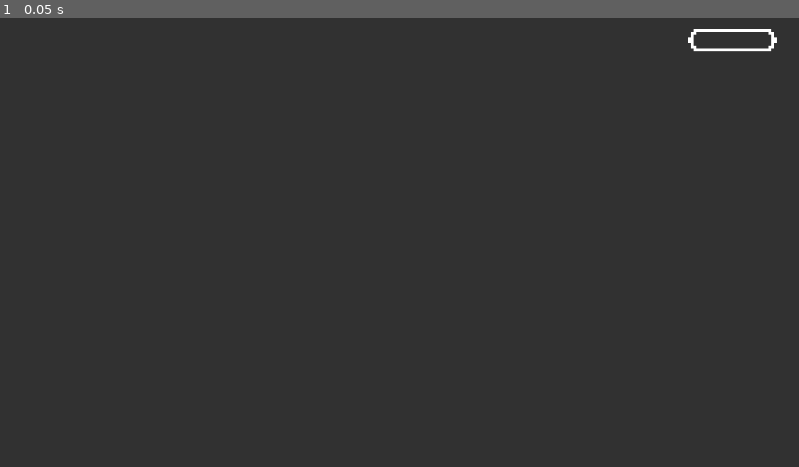
Above: before the commit, frame 1.
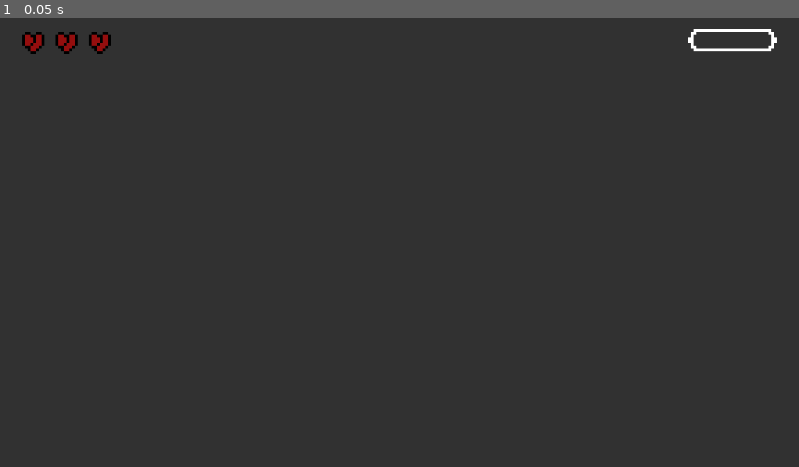
Above: after the commit, the same moment.

Repository: FATNUTDev/FHJam
Game: Godot game, scene res://src/UI/hud.tscn
The game is run twice, just before and just after one commit, with the same random seed, the same clock (stepped at 60 frames per second) and the same inputs.
Inputs:
- Up to frame 1 (0.05 s): no input

The runs differ from the first frame. In frame 1, 0.3% of the frame differs, in the area x 2-14%, y 3-9%.

Commit message:
add health hearts bar

Diff:
--- a/src/Global.gd
+++ b/src/Global.gd
@@ -7,7 +7,7 @@
 var mask_on := false
 var sanity_value := 0 #Max 100
 var current_level := 0
-var player_health #TBD
+var player_health := 6#TBD
 
 
 func on_mask_switch():
@@ -19,7 +19,6 @@
 func _ready() -> void:
 	pass # Replace with function body.
 
-
 # Called every frame. 'delta' is the elapsed time since the previous frame.
 func _process(delta: float) -> void:
 	pass
--- /dev/null
+++ b/src/UI/health.gd
@@ -0,0 +1,43 @@
+extends Control
+@onready var fst = $"HBoxContainer/1-2"
+@onready var snd = $"HBoxContainer/3-4"
+@onready var last = $"HBoxContainer/5-6"
+
+var i_full = Image.load_from_file("res://src/assets/hp/full.png")
+var full = ImageTexture.create_from_image(i_full)
+var i_half = Image.load_from_file("res://src/assets/hp/half.png")
+var half = ImageTexture.create_from_image(i_half)
+var i_empty = Image.load_from_file("res://src/assets/hp/empty.png")
+var empty = ImageTexture.create_from_image(i_empty)
+
+# Called when the node enters the scene tree for the first time.
+func _ready() -> void:
+	Global.player_took_damage.connect(handle_dmg)
+	handle_dmg()
+	pass # Replace with function body.
+
+func handle_dmg() -> void:
+	var hp = Global.player_health
+	if (hp > 1):
+		fst.texture = full
+	if (hp > 3):
+		snd.texture = full
+	if (hp > 5):
+		last.texture = full
+	if (hp < 5):
+		last.texture = empty
+	if (hp < 3):
+		snd.texture = empty
+	if (hp < 1):
+		fst.texture = empty
+	if (hp == 1):
+		fst.texture = half
+	if (hp == 3):
+		snd.texture = half
+	if (hp == 5):
+		last.texture = half
+	pass
+
+# Called every frame. 'delta' is the elapsed time since the previous frame.
+func _process(delta: float) -> void:
+	pass
--- /dev/null
+++ b/src/UI/health.tscn
@@ -0,0 +1,39 @@
+[gd_scene load_steps=3 format=3 uid="uid://04ftvfenp0pk"]
+
+[ext_resource type="Script" uid="uid://scnvgdxvsimv" path="res://src/UI/health.gd" id="1_ev003"]
+[ext_resource type="Texture2D" uid="uid://c54653y8ysiyj" path="res://src/assets/hp/full.png" id="2_roal6"]
+
+[node name="Health-Bar" type="Control"]
+layout_mode = 3
+anchors_preset = 15
+anchor_right = 1.0
+anchor_bottom = 1.0
+grow_horizontal = 2
+grow_vertical = 2
+scale = Vector2(4, 4)
+script = ExtResource("1_ev003")
+
+[node name="HBoxContainer" type="HBoxContainer" parent="."]
+layout_mode = 0
+offset_left = 8.0
+offset_top = 5.0
+offset_right = 40.0
+offset_bottom = 13.0
+
+[node name="1-2" type="TextureRect" parent="HBoxContainer"]
+custom_minimum_size = Vector2(8, 8)
+layout_mode = 2
+texture = ExtResource("2_roal6")
+stretch_mode = 2
+
+[node name="3-4" type="TextureRect" parent="HBoxContainer"]
+custom_minimum_size = Vector2(8, 8)
+layout_mode = 2
+texture = ExtResource("2_roal6")
+stretch_mode = 2
+
+[node name="5-6" type="TextureRect" parent="HBoxContainer"]
+custom_minimum_size = Vector2(8, 8)
+layout_mode = 2
+texture = ExtResource("2_roal6")
+stretch_mode = 2
--- a/src/UI/hud.tscn
+++ b/src/UI/hud.tscn
@@ -1,9 +1,10 @@
-[gd_scene load_steps=5 format=3 uid="uid://bkxmr05ju6qst"]
+[gd_scene load_steps=6 format=3 uid="uid://bkxmr05ju6qst"]
 
 [ext_resource type="Script" uid="uid://cxxcqo0qgft51" path="res://src/UI/hud.gd" id="1_3l0hb"]
 [ext_resource type="Texture2D" uid="uid://vauxxg7naj7b" path="res://src/assets/sanity/bar.png" id="2_p5eb6"]
 [ext_resource type="Texture2D" uid="uid://ep4n55730akv" path="res://src/assets/sanity/bar-crit.png" id="3_aqumb"]
 [ext_resource type="Texture2D" uid="uid://csyemn3efot43" path="res://src/assets/sanity/bar-full.png" id="4_c6fdt"]
+[ext_resource type="PackedScene" uid="uid://04ftvfenp0pk" path="res://src/UI/health.tscn" id="5_p5eb6"]
 
 [node name="hud" type="CanvasLayer"]
 script = ExtResource("1_3l0hb")
@@ -33,3 +34,5 @@
 texture_under = ExtResource("2_p5eb6")
 texture_over = ExtResource("3_aqumb")
 texture_progress = ExtResource("4_c6fdt")
+
+[node name="Health-Bar" parent="." instance=ExtResource("5_p5eb6")]
Not shown, added: src/UI/health.gd.uid
Binary file added: src/assets/hp/empty.png
Not shown, added: src/assets/hp/empty.png.import
Binary file added: src/assets/hp/full.png
Not shown, added: src/assets/hp/full.png.import
Binary file added: src/assets/hp/half.png
Not shown, added: src/assets/hp/half.png.import
